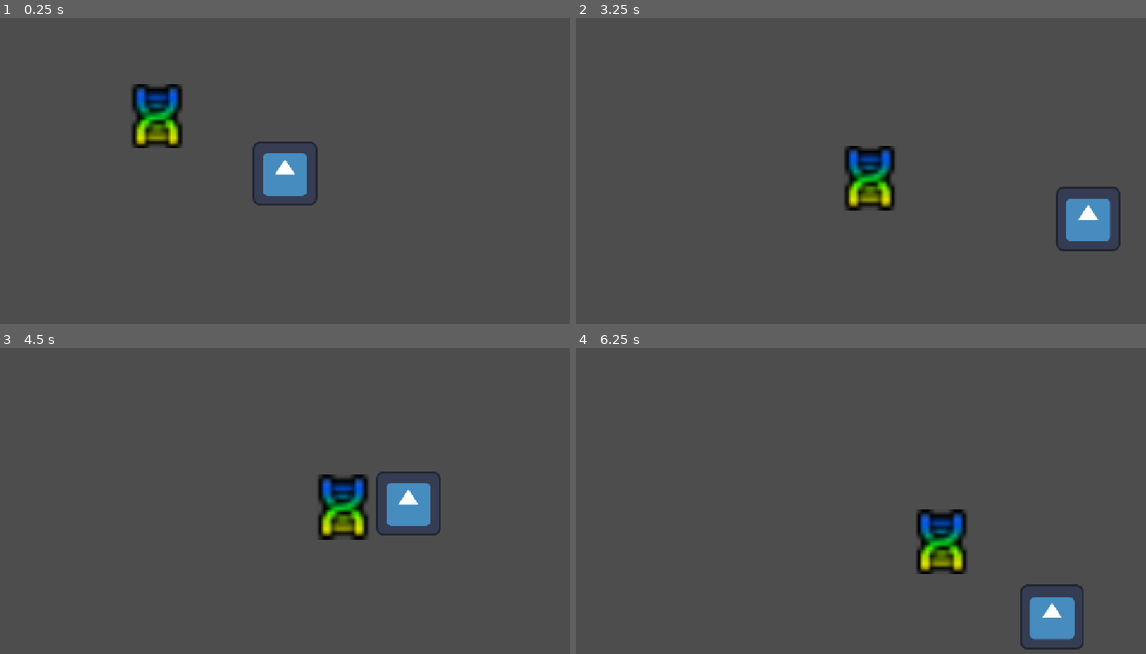
Above: before the commit, frames 1-4 (two rows, left to right).
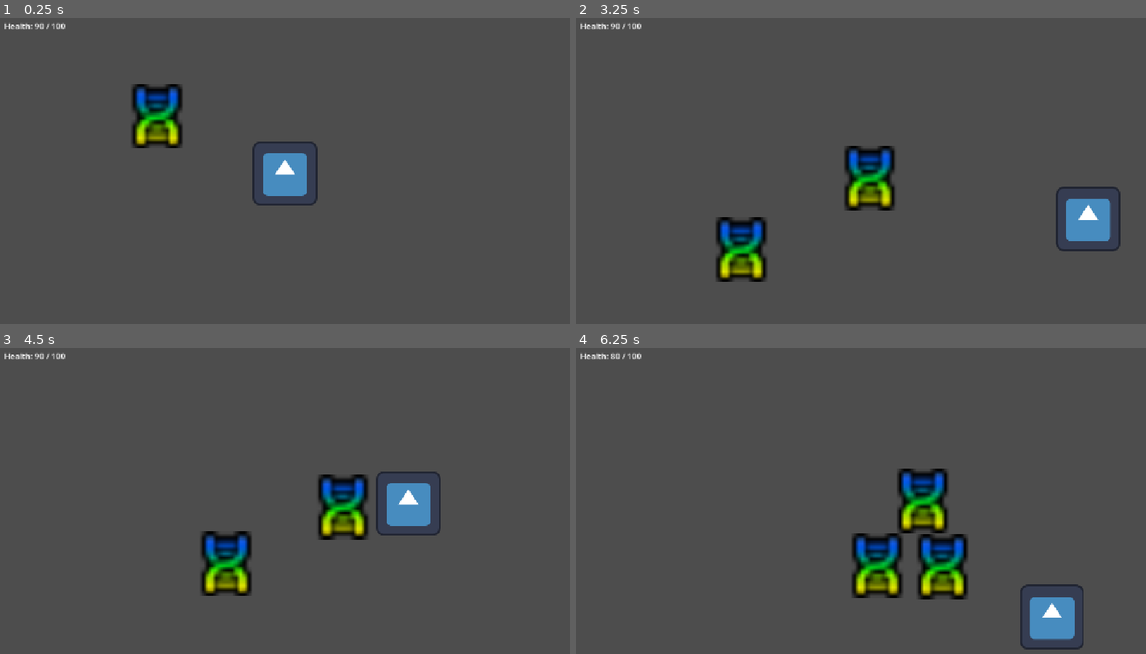
Above: after the commit, the same moments.

Repository: akr0407/LearnGame1-DodgeTheEnemies
Game: Godot game, scene res://scenes/main.tscn
Two runs of this game, one before a commit and one after it. Both use one fixed random seed, a clock stepped at 60 frames per second and the inputs below. The project has no main scene, so this scene is started directly. The engine's default icon, where the game draws it, is replaced by a stand-in: a white triangle on a blue panel in a dark square.
Inputs:
- Up to frame 1 (0.25 s): no input
- Up to frame 2 (3.25 s): hold D (move_right) 0.53-1.28 s; hold S (move_down) 1.28-2.03 s; hold D (move_right) 2.03-2.78 s; hold W (move_up) from 2.78 s (still down)
- Up to frame 3 (4.5 s): release W (move_up) at 3.53 s; hold A (move_left) from 3.53 s (still down)
- Up to frame 4 (6.25 s): release A (move_left) at 5.03 s; hold S (move_down) 5.03-5.78 s; hold D (move_right) from 5.78 s (still down)

The runs differ from the first frame. In frame 1, 0.1% of the frame differs, in the area x 0-12%, y 1-4%; in frame 2, 1.9%; in frame 3, 1.9%; in frame 4, 5.7%, in the area x 0-69%, y 1-83%.

Commit message:
Add enemy spawner system & UI Panel

Diff:
--- a/scenes/enemy.tscn
+++ b/scenes/enemy.tscn
@@ -24,4 +24,8 @@
 [node name="CollisionShape2D" type="CollisionShape2D" parent="Area2D" unique_id=2077131223]
 shape = SubResource("CircleShape2D_hs3mr")
 
+[node name="DamageTimer" type="Timer" parent="." unique_id=1571655926]
+
 [connection signal="body_entered" from="Area2D" to="." method="_on_area_2d_body_entered"]
+[connection signal="body_exited" from="Area2D" to="." method="_on_area_2d_body_exited"]
+[connection signal="timeout" from="DamageTimer" to="." method="_on_damage_timer_timeout"]
--- a/scenes/main.tscn
+++ b/scenes/main.tscn
@@ -1,6 +1,7 @@
 [gd_scene format=3 uid="uid://c7v8lyfdi7ue7"]
 
 [ext_resource type="PackedScene" uid="uid://ew6wwfqbhjy3" path="res://scenes/player.tscn" id="1_o5qli"]
+[ext_resource type="Script" uid="uid://dopg3v3qienc2" path="res://scripts/main.gd" id="1_sugp2"]
 [ext_resource type="PackedScene" uid="uid://66q52jujxy7p" path="res://scenes/enemy.tscn" id="2_0wfyh"]
 
 [sub_resource type="RectangleShape2D" id="RectangleShape2D_0wfyh"]
@@ -13,6 +14,7 @@
 size = Vector2(20, 649)
 
 [node name="Main" type="Node2D" unique_id=1096893448]
+script = ExtResource("1_sugp2")
 
 [node name="Player" parent="." unique_id=731717942 groups=["player"] instance=ExtResource("1_o5qli")]
 
@@ -44,3 +46,39 @@
 [node name="CollisionShape2D" type="CollisionShape2D" parent="WallBoundaries/RightWall" unique_id=1419050818]
 position = Vector2(1142, 324)
 shape = SubResource("RectangleShape2D_o5qli")
+
+[node name="UI" type="CanvasLayer" parent="." unique_id=74277096]
+offset = Vector2(20, 20)
+transform = Transform2D(1, 0, 0, 1, 20, 20)
+
+[node name="HealthLabel" type="Label" parent="UI" unique_id=1105061491]
+offset_right = 40.0
+offset_bottom = 23.0
+text = "Health: 100 / 100"
+
+[node name="GameOverPanel" type="Panel" parent="UI" unique_id=832100514]
+visible = false
+offset_right = 40.0
+offset_bottom = 40.0
+
+[node name="GameOverLabel" type="Label" parent="UI/GameOverPanel" unique_id=1292173919]
+layout_mode = 0
+offset_right = 40.0
+offset_bottom = 23.0
+text = "Game Over"
+
+[node name="RestartButton" type="Button" parent="UI/GameOverPanel" unique_id=752879694]
+layout_mode = 0
+offset_right = 8.0
+offset_bottom = 8.0
+text = "Restart"
+
+[node name="EnemySpawner" type="Node2D" parent="." unique_id=734020299]
+
+[node name="SpawnTimer" type="Timer" parent="EnemySpawner" unique_id=2110356855]
+wait_time = 3.0
+autostart = true
+
+[connection signal="died" from="Player" to="." method="_on_player_died"]
+[connection signal="pressed" from="UI/GameOverPanel/RestartButton" to="." method="_on_restart_button_pressed"]
+[connection signal="timeout" from="EnemySpawner/SpawnTimer" to="." method="_on_spawn_timer_timeout"]
--- a/scripts/enemy.gd
+++ b/scripts/enemy.gd
@@ -3,6 +3,7 @@
 const SPEED = 100
 
 var player
+var player_in_range = false
 
 func _ready() -> void:
 	var players = get_tree().get_nodes_in_group("player")
@@ -26,7 +27,20 @@
 		return
 
 	if body.is_in_group("player"):
-		body.take_damage(10)
+		player_in_range = true
+		$DamageTimer.start()
 
-	print("Something entered the enemy area")
-	print("Body: ", body.name)
+	#print("Something entered the enemy area")
+	#print("Body: ", body.name)
+
+
+func _on_damage_timer_timeout() -> void:
+	print("attack")
+	if player_in_range:
+		player.take_damage(10)
+
+
+func _on_area_2d_body_exited(body: Node2D) -> void:
+	if body.is_in_group("player"):
+		player_in_range = false
+		$DamageTimer.stop()
--- /dev/null
+++ b/scripts/main.gd
@@ -0,0 +1,47 @@
+extends Node2D
+
+@onready var player = $Player
+@onready var health_label = $UI/HealthLabel
+@onready var game_over_panel = $UI/GameOverPanel
+
+var enemy_scene = preload("res://scenes/enemy.tscn")
+
+const MIN_SPACE_DISTANCE = 200
+
+# Called when the node enters the scene tree for the first time.
+func _ready() -> void:
+	pass # Replace with function body.
+
+
+# Called every frame. 'delta' is the elapsed time since the previous frame.
+func _process(delta: float) -> void:
+	health_label.text = "Health: " + str(player.health) + " / 100"
+
+
+func _on_player_died() -> void:
+	print("Game Over")
+	game_over_panel.visible = true
+
+
+func _on_restart_button_pressed() -> void:
+	get_tree().reload_current_scene()
+
+
+func _on_spawn_timer_timeout() -> void:
+	print("Spawn Enemy")
+	var enemy = enemy_scene.instantiate()
+
+	var spawn_position = Vector2(
+		randf_range(50, 1100),
+		randf_range(50, 600)
+	)
+
+	while spawn_position.distance_to(player.position) < MIN_SPACE_DISTANCE:
+		spawn_position = Vector2(
+			randf_range(50, 1100),
+			randf_range(50, 600)
+		)
+
+	enemy.position = spawn_position
+
+	add_child(enemy)
--- a/scripts/player.gd
+++ b/scripts/player.gd
@@ -2,10 +2,19 @@
 
 const SPEED = 300.0
 var health = 100
+signal died
 
 func take_damage(amount):
 	health -= amount
 	print("Player health: ", health)
+
+	if health <= 0:
+		die()
+
+func die():
+	print("Player Died")
+	died.emit()
+	set_physics_process(false)
 
 func _ready():
 	take_damage(10)
Not shown, added: scripts/main.gd.uid
